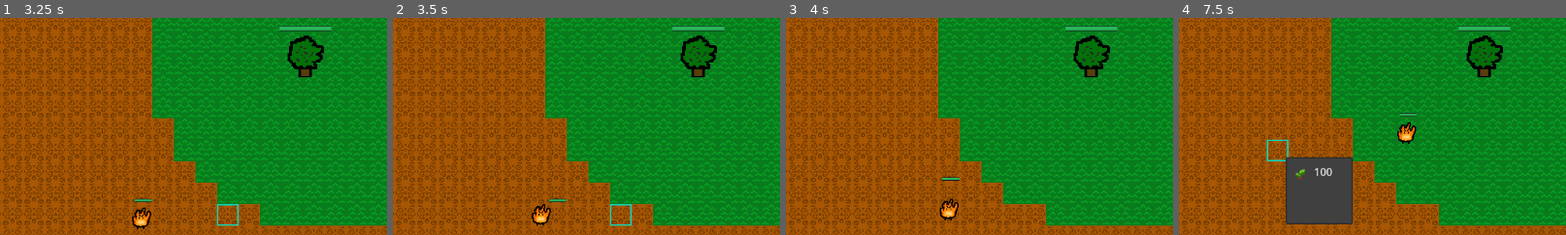
Above: before the commit, frames 1-4 (left to right).
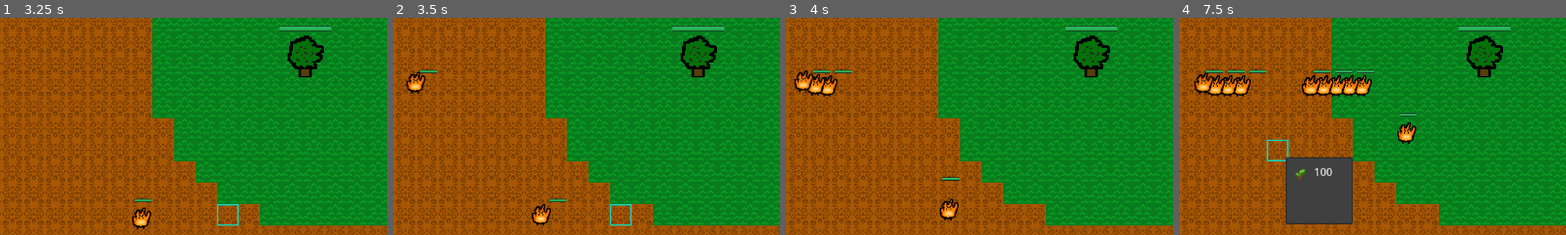
Above: after the commit, the same moments.

Repository: nmarch213/piratejam
Game: Godot game, scene res://main.tscn
Same seed, same stepped clock (60 frames per second), same inputs: the game is played once before the commit and once after it.
Inputs (mouse positions are % of the whole screen's width and height, from its top left):
- Up to frame 1 (3.25 s): tap Enter at 0.5 s; move the mouse to (72, 45) at 0.52 s; click (72, 45) at 0.67 s; tap Space at 1.25 s; move the mouse to (30, 55) at 1.27 s; click (30, 55) at 1.42 s; move the mouse to (60, 28) at 2.02 s; click (60, 28) at 2.17 s; move the mouse to (45, 70) at 2.77 s; click (45, 70) at 2.92 s
- Up to frame 2 (3.5 s): no input
- Up to frame 3 (4 s): move the mouse to (80, 65) at 3.52 s; click (80, 65) at 3.67 s
- Up to frame 4 (7.5 s): move the mouse to (20, 35) at 4.27 s; click (20, 35) at 4.42 s; move the mouse to (55, 50) at 5.02 s; click (55, 50) at 5.17 s; move the mouse to (35, 25) at 5.77 s; click (35, 25) at 5.92 s; move the mouse to (72, 45) at 6.52 s; click (72, 45) at 6.67 s; move the mouse to (30, 55) at 7.27 s; click (30, 55) at 7.42 s
The pictures show only the part of the screen within x 16-66%, y 23-73%; the shares and areas given below are measured in that part.

Frame 1 is identical in both runs. In frame 2, 0.4% of the frame differs, in the area x 3-12%, y 23-35%; in frame 3, 1.0%; in frame 4, 3.0%, in the area x 3-51%, y 23-37%.

Commit message:
add a basic spawner system

Diff:
--- /dev/null
+++ b/Spawner.gd
@@ -0,0 +1,35 @@
+extends Marker2D
+
+var ember: PackedScene = preload("res://enemies/ember/Ember.tscn")
+@onready var wave_timer: Timer = $WaveTimer;
+
+var current_wave = 0
+
+# Called when the node enters the scene tree for the first time.
+func _ready():
+	wave_timer.start()
+
+
+func spawn_wave_1():
+	var total_enemies = 5
+
+	for e in total_enemies:
+		var enemy = ember.instantiate()
+		enemy.position = global_position
+		await get_tree().create_timer(.3).timeout
+		get_parent().add_child(enemy)
+
+func _on_wave_timer_timeout():
+	print("wave timer")
+	current_wave += 1
+	match current_wave:
+		0:
+			spawn_wave_1()
+		1:
+			spawn_wave_1()
+		2:
+			spawn_wave_1()
+		3:
+			spawn_wave_1()
+		4:
+			spawn_wave_1()
--- a/main.tscn
+++ b/main.tscn
@@ -9,6 +9,7 @@
 [ext_resource type="Script" path="res://UIController.gd" id="7_2rcum"]
 [ext_resource type="PackedScene" uid="uid://dtwfw8ksgubyu" path="res://ui/buy_menu/buy_menu.tscn" id="8_rwyyp"]
 [ext_resource type="Script" path="res://BuildingController.gd" id="9_4t46y"]
+[ext_resource type="Script" path="res://Spawner.gd" id="10_t0iqe"]
 
 [sub_resource type="TileSetScenesCollectionSource" id="TileSetScenesCollectionSource_dfxfv"]
 resource_name = "towers"
@@ -79,5 +80,14 @@
 [node name="BuildingController" type="Node2D" parent="."]
 script = ExtResource("9_4t46y")
 
+[node name="Spawner" type="Marker2D" parent="."]
+position = Vector2(758, 744)
+script = ExtResource("10_t0iqe")
+
+[node name="WaveTimer" type="Timer" parent="Spawner"]
+wait_time = 3.0
+autostart = true
+
 [connection signal="tile_map_clicked" from="TileMap" to="UIController" method="_on_tile_map_tile_map_clicked"]
 [connection signal="id_pressed" from="UIController/BuyMenu" to="BuildingController" method="_on_buy_menu_id_pressed"]
+[connection signal="timeout" from="Spawner/WaveTimer" to="Spawner" method="_on_wave_timer_timeout"]
Not shown: 1 places in main.tscn that only renumber resources
